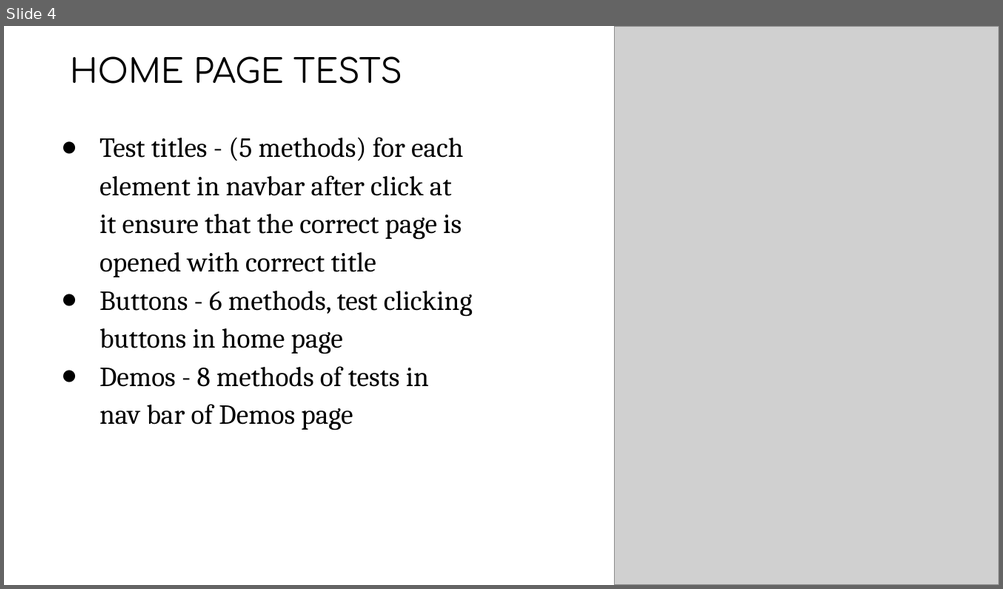
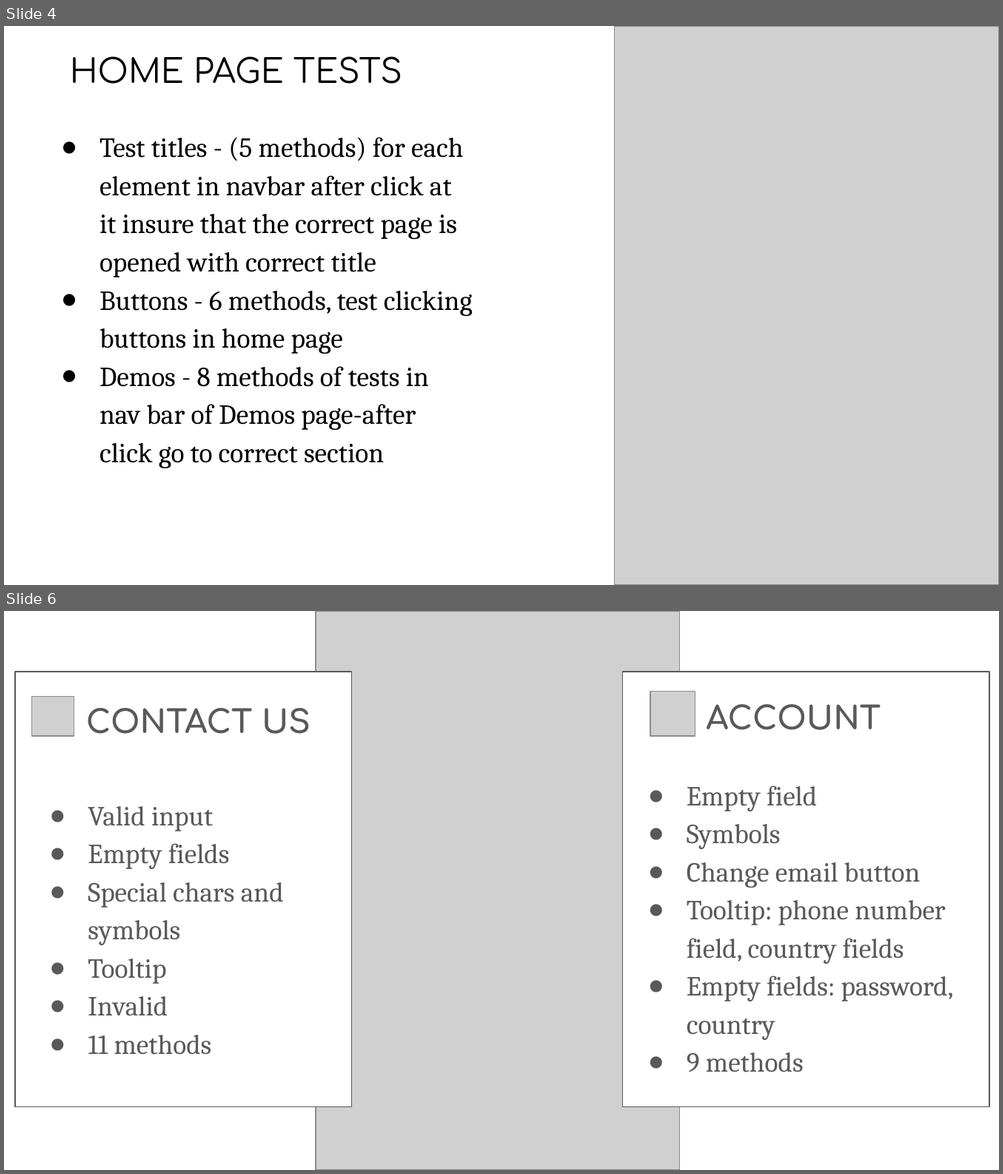
Before and after one commit to samar123419/QA_Automation_middle_project, a slide deck: middle presentation.pptx. Shown one above the other, each under a label of ours: slide 4 before the commit, slides 4 and 6 after it; the slides between them are not shown. The pictures are 1003x589 and 1003x1174 pixels, drawn with LibreOffice and Linux fonts; fonts in the diff are those of the drawing; grey boxes stand for pictures; background and template pictures are left out. Boxes give left, top, right and bottom in pixels: in the first picture for what was removed or moved away, otherwise in the second. Text is boxed around its words. In the diff, an @@ line names an element or a change of style, - is before the commit and + after.

```diff
--- a/middle presentation.pptx
+++ b/middle presentation.pptx
@@ slide 6 added at (4,611,999,1170), background #FFFFFF @@
@@ picture added at (316,611,680,1170) @@
@@ rectangle added at (15,672,351,1108), fill #FFFFFF, outline #595959 0.75 pt @@
@@ rectangle added at (623,672,990,1108), fill #FFFFFF, outline #595959 0.75 pt @@
@@ picture added at (32,697,74,736) @@
@@ picture added at (651,692,695,736) @@
@@ text added at (86,708,310,734), 23 pt, text #595959, bold @@
+CONTACT US
@@ text added at (706,704,880,730), 23 pt, text #595959, bold @@
+ACCOUNT
@@ text added at (686,786,953,1073), 20 pt, text #595959 @@
+● Empty field
+● Symbols
+● Change email button
+● Tooltip: phone number field, country fields
+● Empty fields: password, country
+● 9 methods
@@ text added at (88,806,284,1055), 20 pt, text #595959 @@
+● Valid input
+● Empty fields
+● Special chars and symbols
+● Tooltip
+● Invalid
+● 11 methods
@@ slide 4 changed as well @@
@@ text at (99,137,463,278): text changed @@
-● Test titles - (5 methods) for each element in navbar after click at it ensure that the correct page is opened with correct title
+● Test titles - (5 methods) for each element in navbar after click at it insure that the correct page is opened with correct title
@@ text at (99,366,429,469): text changed @@
-● Demos - 8 methods of tests in nav bar of Demos page
+● Demos - 8 methods of tests in nav bar of Demos page-after click go to correct section
```
Also in this commit, not shown: 5 other slides changed, 2 other slides added, 1 slide removed.
